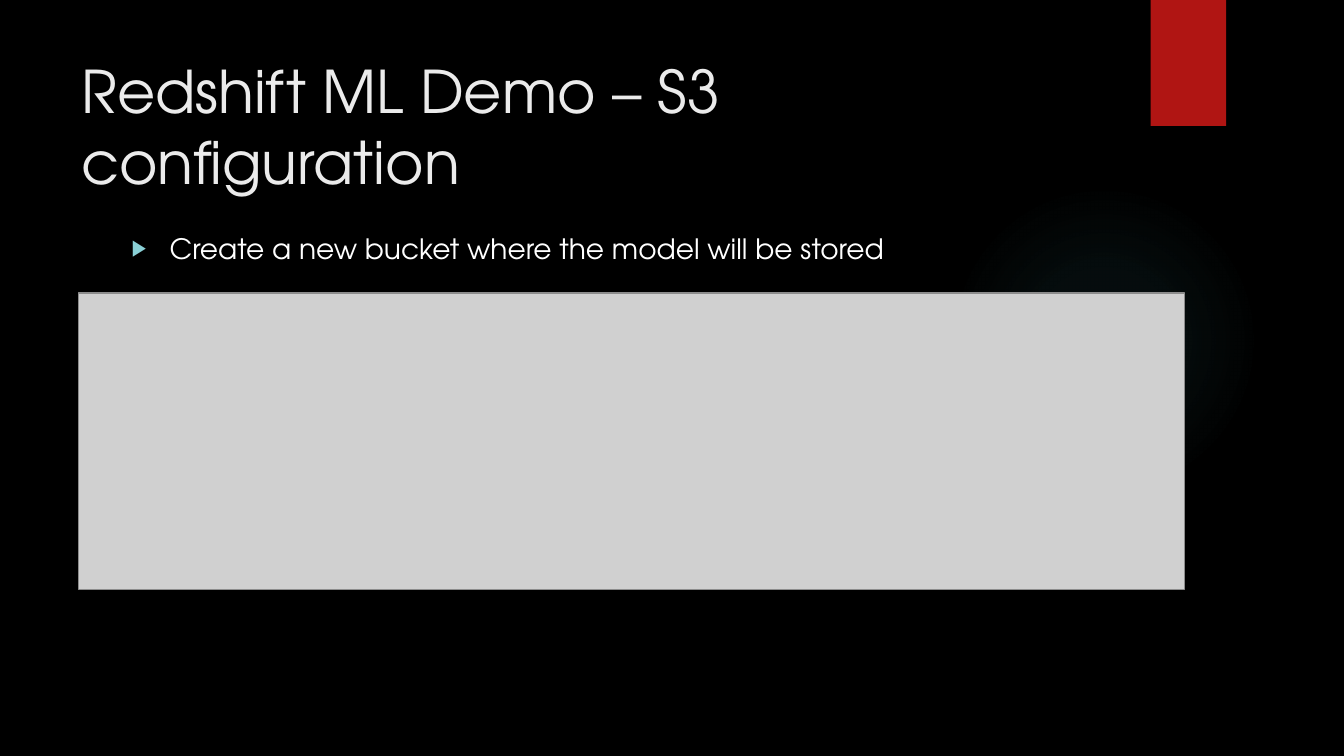
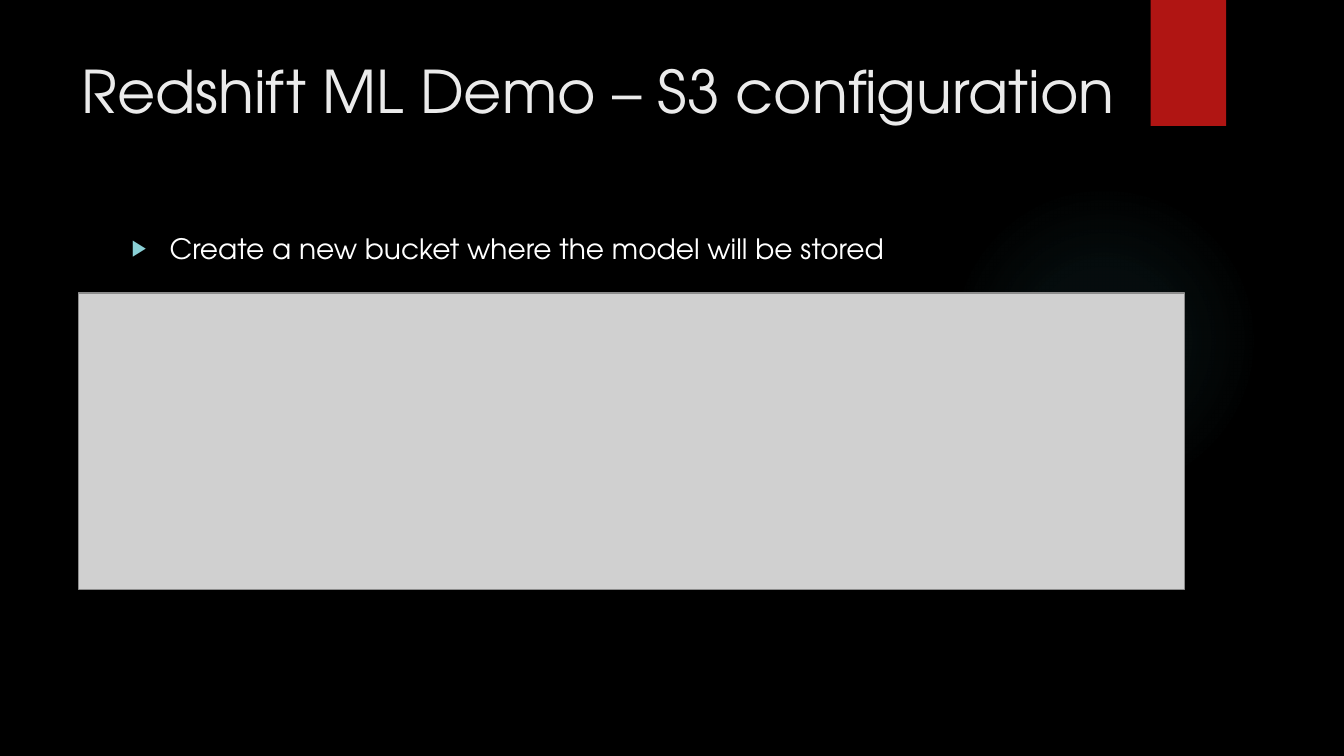
Before and after one commit to blasher565/advDBM_csit565, a slide deck: slide 17 of Final/lasher_redshift_dl_ml_csit565_final.pptx. Drawn at 1344x756 pixels with LibreOffice and Linux fonts; fonts in the diff are those of the drawing; grey boxes stand for pictures; background and template pictures are left out. Boxes give left, top, right and bottom in pixels: in the first picture for what was removed or moved away, otherwise in the second. Text is boxed around its words. In the diff, an @@ line names an element or a change of style, - is before the commit and + after.

```diff
--- a/Final/lasher_redshift_dl_ml_csit565_final.pptx
+++ b/Final/lasher_redshift_dl_ml_csit565_final.pptx
@@ title "Redshift ML Demo – S3 ..." rewrapped from [81, 68, 720, 197] to [81, 68, 1115, 126] @@
```
Also in this commit, not shown: 7 other slides changed.
